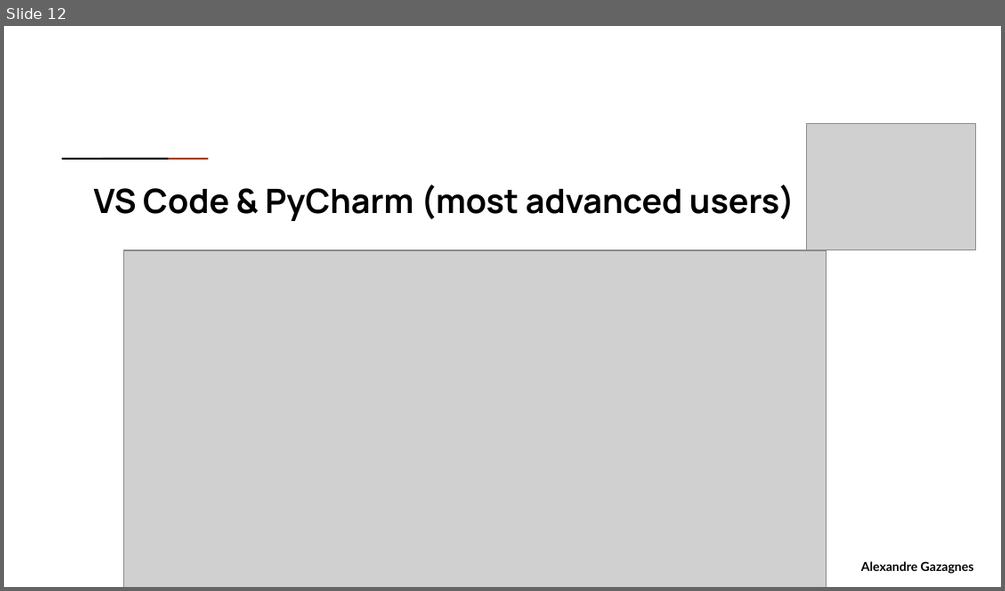
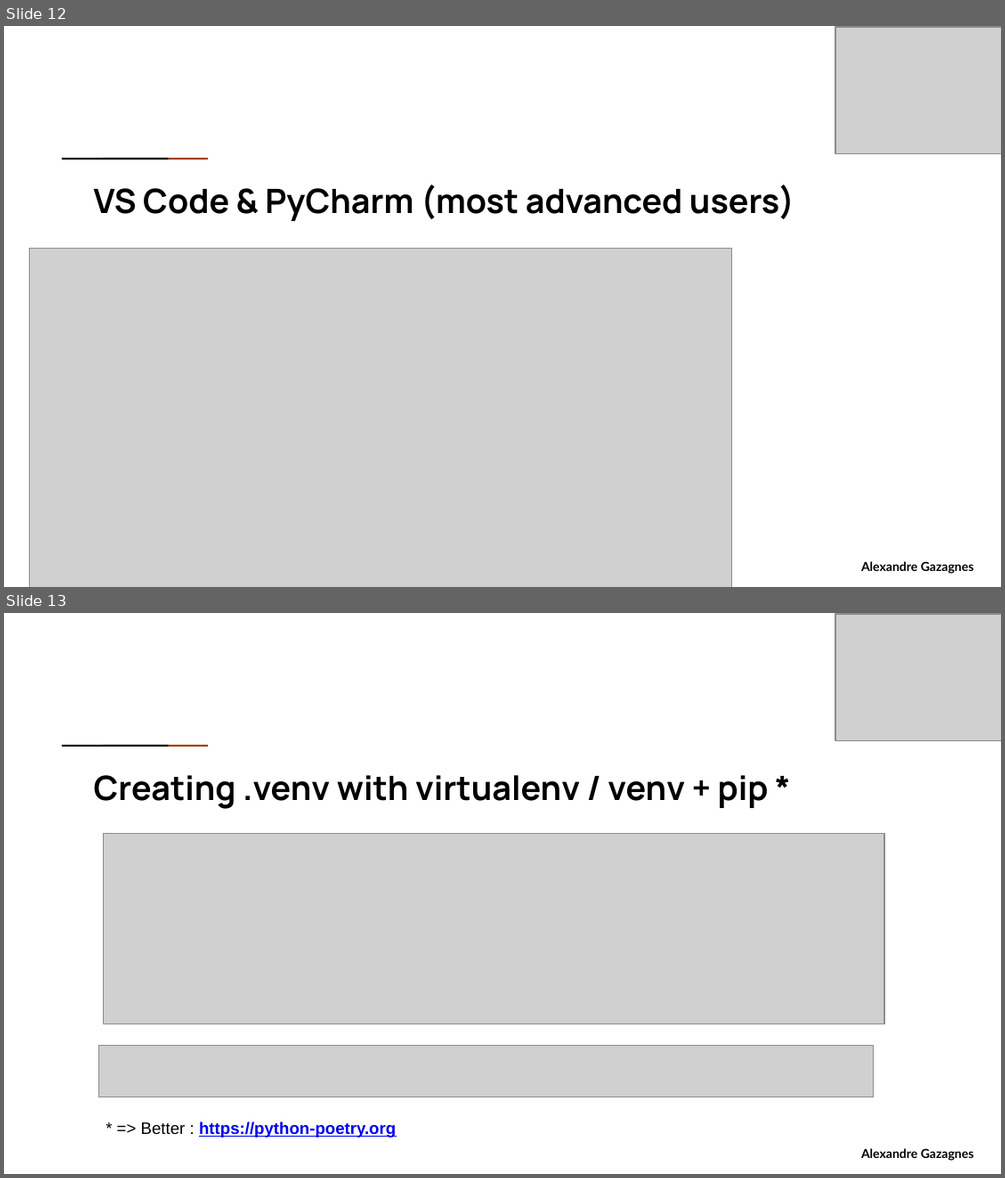
Before and after one commit to AlexandreGazagnes/CentraleSupElec-NLP-Public-Resources, a slide deck: sessions/01-Day/011-Morning/011-01-Presentation.pptx. Shown one above the other, each under a label of ours: slide 12 before the commit, slides 12 and 13 after it. The pictures are 1005x591 and 1005x1178 pixels, drawn with LibreOffice and Linux fonts; fonts in the diff are those of the drawing; grey boxes stand for pictures. Boxes give left, top, right and bottom in pixels: in the first picture for what was removed or moved away, otherwise in the second. Text is boxed around its words. In the diff, an @@ line names an element or a change of style, - is before the commit and + after.

```diff
--- a/sessions/01-Day/011-Morning/011-01-Presentation.pptx
+++ b/sessions/01-Day/011-Morning/011-01-Presentation.pptx
@@ slide 13 added at <box>4,613,1001,1174</box>, background #FFFFFF; not listed: 2 template elements that a slide beside it also shows @@
@@ picture added at <box>835,614,1001,740</box> @@
@@ title added at <box>94,775,769,809</box>, 24.3 pt, text #000000, bold @@
+Creating .venv with virtualenv / venv + pip *
@@ picture added at <box>104,834,884,1023</box> @@
@@ picture added at <box>98,1046,874,1097</box> @@
@@ text added at <box>141,1121,396,1137</box>, 12 pt, text #0000EE, bold, underline @@
+* => Better : https://python-poetry.org
@@ text added at <box>851,1138,999,1168</box>, 9 pt, text #000000, bold @@
+Alexandre Gazagnes
@@ text added at <box>861,1148,974,1160</box>, 9 pt, text #FFFFFF, bold @@
+Alexandre Gazagnes
@@ slide 12 changed as well @@
@@ picture: place and size @@
-picture at <box>807,124,976,250</box>
+picture at <box>835,27,1001,153</box>
@@ picture: place and size @@
-picture at <box>123,250,826,587</box>
+picture at <box>30,248,733,587</box>
```
Also in this commit, not shown: 14 other slides changed, 2 slides removed, 8 other files.
